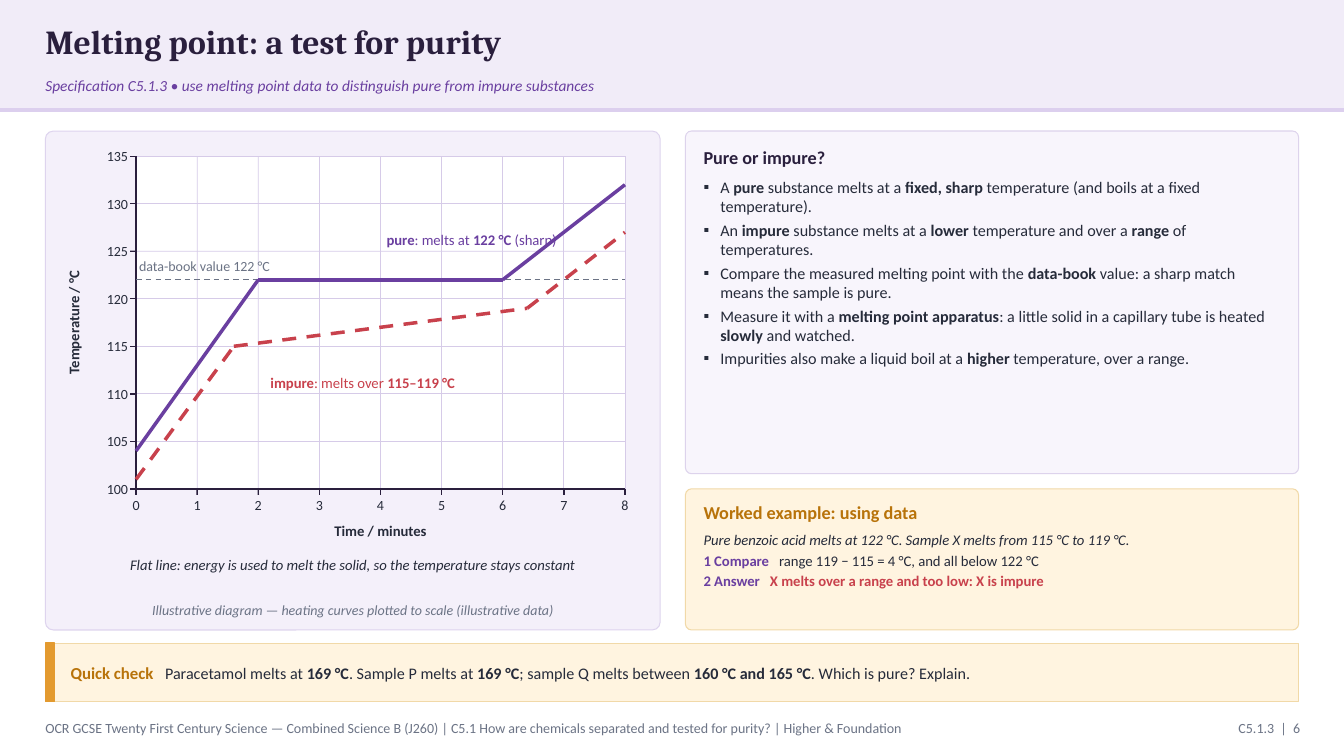
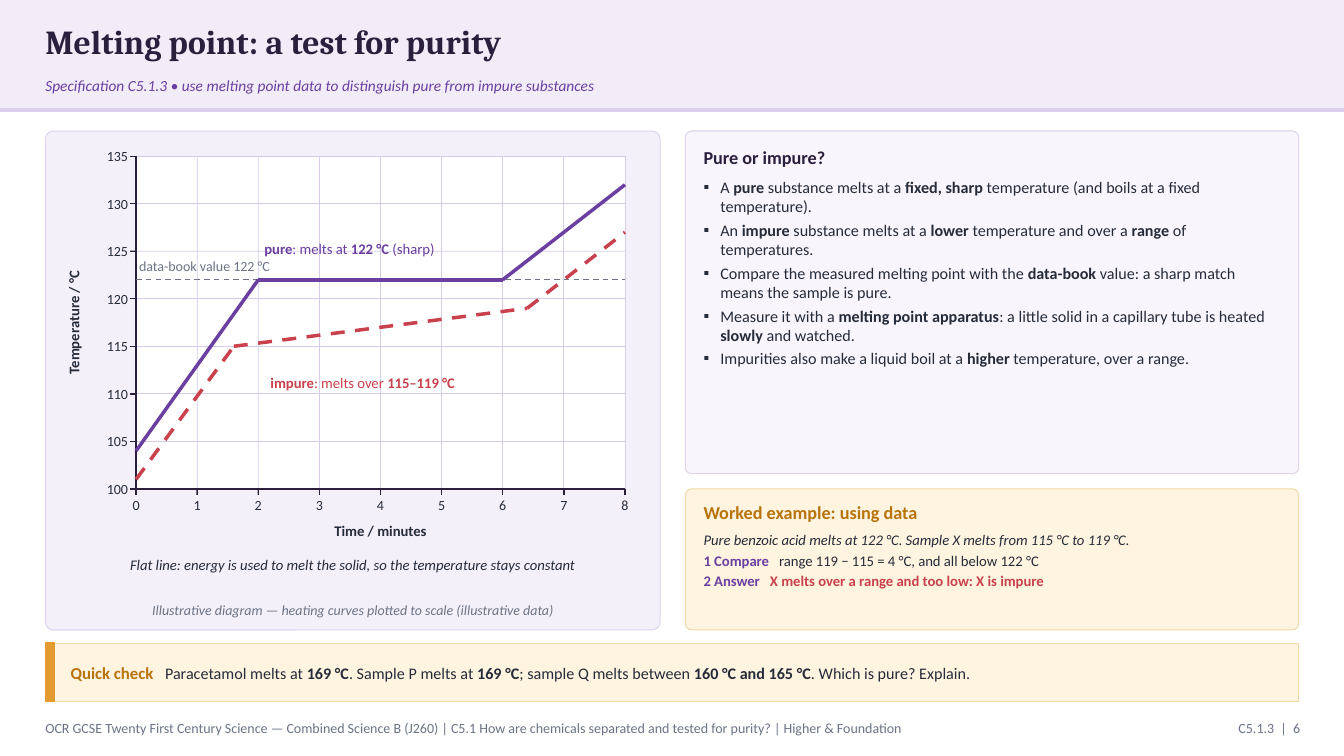
Before and after one commit to pstephenphilip-ship-it/Piri-MBBS, a slide deck: slide 6 of gcse-slides/ocr-chemistry/OCR21C_C5.1_SeparationPurity_Combined.pptx. Drawn at 1344x756 pixels with LibreOffice and Linux fonts; fonts in the diff are those of the drawing. Boxes give left, top, right and bottom in pixels: in the first picture for what was removed or moved away, otherwise in the second. Text is boxed around its words. In the diff, an @@ line names an element or a change of style, - is before the commit and + after.

```diff
--- a/gcse-slides/ocr-chemistry/OCR21C_C5.1_SeparationPurity_Combined.pptx
+++ b/gcse-slides/ocr-chemistry/OCR21C_C5.1_SeparationPurity_Combined.pptx
@@ text "pure: melts at 122 °C ...": place and size @@
-text "pure: melts at 122 °C ..." at <box>387,232,557,249</box>
+text "pure: melts at 122 °C ..." at <box>264,242,434,259</box>
```
Also in this commit, not shown: 14 other slides changed, 2 other files.
